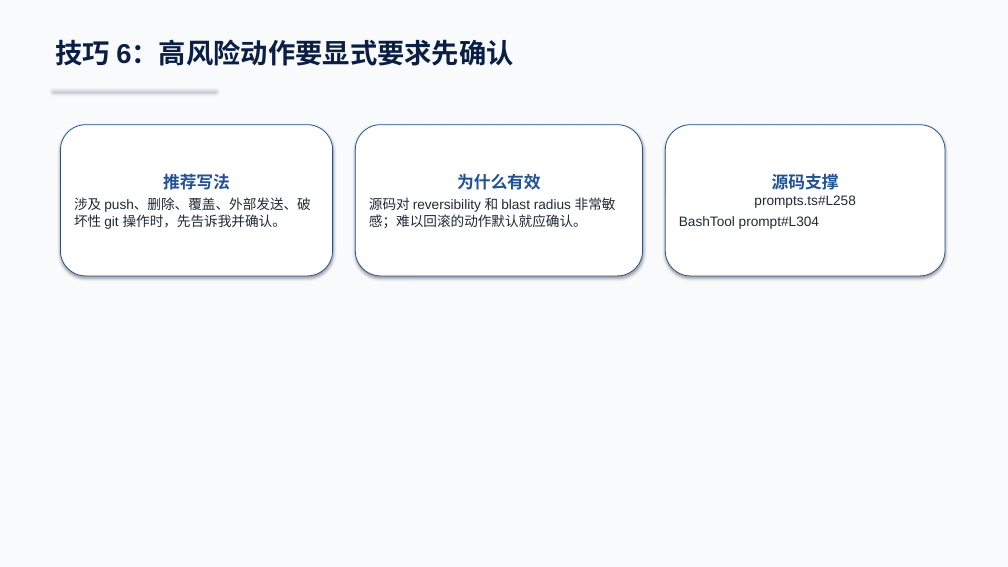
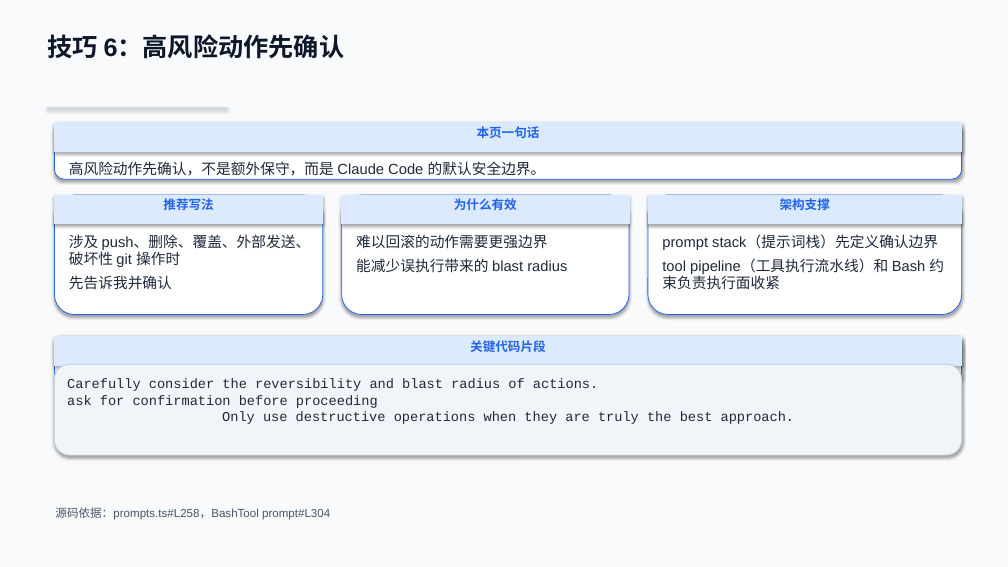
Before and after one commit to boboliu-1010/ccode, a slide deck: slide 11 of docs/zh/09-Claude Code 使用技巧与注意事项-WPS兼容版.pptx (slide 10 before the commit). Drawn at 1008x567 pixels with LibreOffice and Linux fonts; fonts in the diff are those of the drawing. Boxes give left, top, right and bottom in pixels: in the first picture for what was removed or moved away, otherwise in the second. Text is boxed around its words. In the diff, an @@ line names an element or a change of style, - is before the commit and + after.

```diff
--- a/docs/zh/09-Claude Code 使用技巧与注意事项-WPS兼容版.pptx
+++ b/docs/zh/09-Claude Code 使用技巧与注意事项-WPS兼容版.pptx
@@ text at [47, 34, 345, 59]: text changed; size 26 to 24 pt; text colour #0B1F44 to #0F172A @@
-技巧 6：高风险动作要显式要求先确认
+技巧 6：高风险动作先确认
@@ rectangle: place and size @@
-rectangle at [51, 89, 218, 91]
+rectangle at [47, 107, 228, 109]
@@ rectangle at [47, 107, 228, 109]: fill #DBE4F0 to #CBD5E1 @@
@@ rounded rectangle added at [54, 123, 962, 179], fill #FFFFFF, outline #2563EB 0.75 pt @@
@@ rectangle added at [54, 123, 962, 151], fill #DBEAFE, outline #DBEAFE 0.75 pt, 12 pt, text #2563EB, bold @@
+本页一句话
@@ rounded rectangle removed at [355, 125, 643, 276] @@
-为什么有效
-源码对 reversibility 和 blast radius 非常敏感；难以回滚的动作默认就应确认。
@@ rounded rectangle removed at [665, 125, 945, 276] @@
-源码支撑
-prompts.ts#L258
-BashTool prompt#L304
@@ text added at [69, 161, 546, 176], 14 pt, text #1E293B @@
+高风险动作先确认，不是额外保守，而是 Claude Code 的默认安全边界。
@@ rounded rectangle added at [54, 195, 323, 315], fill #FFFFFF, outline #2563EB 0.75 pt @@
@@ rectangle added at [54, 195, 323, 224], fill #DBEAFE, outline #DBEAFE 0.75 pt, 12 pt, text #2563EB, bold @@
+推荐写法
@@ rounded rectangle added at [342, 195, 629, 315], fill #FFFFFF, outline #2563EB 0.75 pt @@
@@ rectangle added at [342, 195, 629, 224], fill #DBEAFE, outline #DBEAFE 0.75 pt, 12 pt, text #2563EB, bold @@
+为什么有效
@@ rounded rectangle added at [648, 195, 962, 315], fill #FFFFFF, outline #2563EB 0.75 pt @@
@@ rectangle added at [648, 195, 962, 224], fill #DBEAFE, outline #DBEAFE 0.75 pt, 12 pt, text #2563EB, bold @@
+架构支撑
@@ text "涉及 push、删除、覆盖、外部发送、破坏性 git 操作时": place and size @@
-text "涉及 push、删除、覆盖、外部发送、破坏性 git 操作时" at [60, 125, 333, 276]
+text "涉及 push、删除、覆盖、外部发送、破坏性 git 操作时" at [69, 234, 311, 290]
@@ text "涉及 push、删除、覆盖、外部发送、破坏性 git 操作时" at [69, 234, 311, 290]: vertical alignment middle to top; fill #FFFFFF to none; outline #205295 0.75 pt to none; shadow off @@
@@ text at [69, 234, 311, 290]: text changed; size 13 to 14 pt; text colour #1F2937 to #1E293B @@
-推荐写法
-涉及 push、删除、覆盖、外部发送、破坏性 git 操作时，先告诉我并确认。
+涉及 push、删除、覆盖、外部发送、破坏性 git 操作时
+先告诉我并确认
@@ text added at [356, 234, 567, 272], 14 pt, text #1E293B @@
+难以回滚的动作需要更强边界
+能减少误执行带来的 blast radius
@@ text added at [662, 235, 944, 290], 14 pt, text #1E293B @@
+prompt stack（提示词栈）先定义确认边界
+tool pipeline（工具执行流水线）和 Bash 约束负责执行面收紧
@@ rounded rectangle added at [54, 337, 962, 379], fill #FFFFFF, outline #2563EB 0.75 pt @@
@@ rectangle added at [54, 337, 962, 365], fill #DBEAFE, outline #DBEAFE 0.75 pt, 12 pt, text #2563EB, bold @@
+关键代码片段
@@ rounded rectangle added at [54, 364, 962, 455], fill #F1F5F9, outline #CBD5E1 0.75 pt, 13 pt, text #1E293B @@
+Carefully consider the reversibility and blast radius of actions.
+ask for confirmation before proceeding
+Only use destructive operations when they are truly the best approach.
@@ text added at [55, 507, 330, 520], 11 pt, text #475569 @@
+源码依据：prompts.ts#L258，BashTool prompt#L304
```
Also in this commit, not shown: 6 other slides changed, 7 slides added, 6 slides removed, 1 other file.
